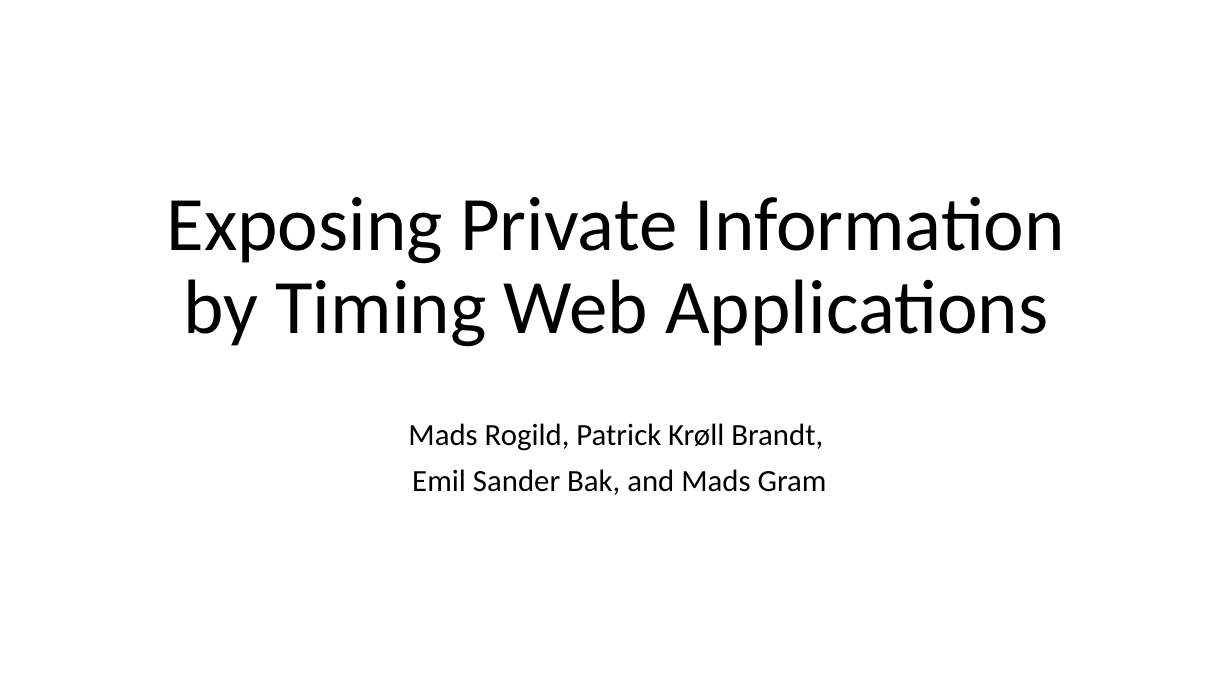
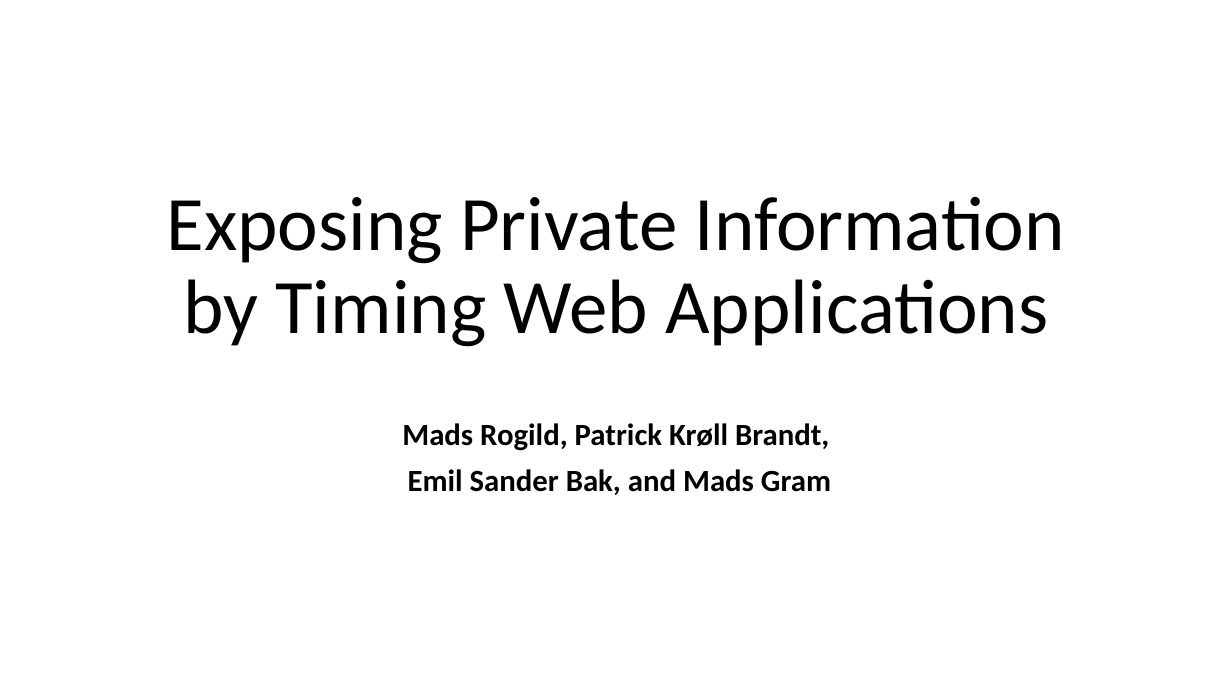
Before and after one commit to PtxDK/PCS, a slide deck: slide 1 of PCS_Press.pptx. Drawn at 1232x693 pixels with LibreOffice and Linux fonts; fonts in the diff are those of the drawing. Boxes give left, top, right and bottom in pixels: in the first picture for what was removed or moved away, otherwise in the second. Text is boxed around its words. In the diff, an @@ line names an element or a change of style, - is before the commit and + after.

```diff
--- a/PCS_Press.pptx
+++ b/PCS_Press.pptx
@@ subtitle "Mads Rogild, Patrick Krøll Brandt," at <box>402,423,831,495</box>: bold on @@
```
Also in this commit, not shown: 3 other slides changed, 4 slides added.
